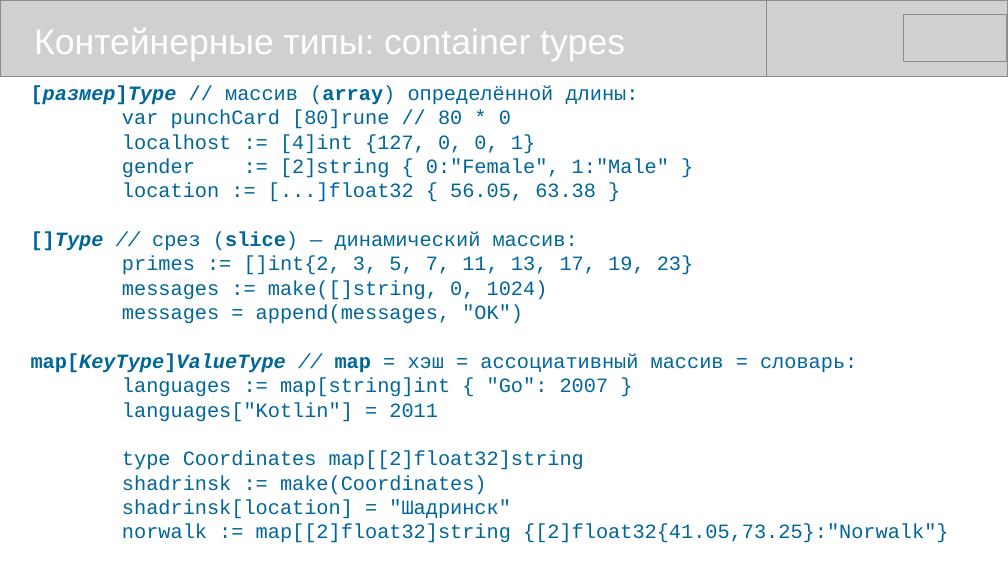
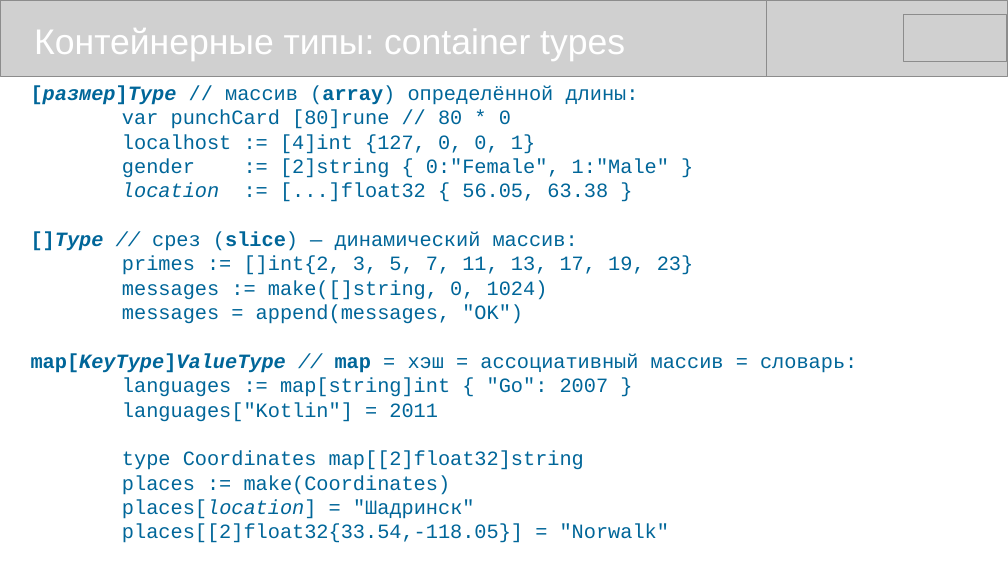
Before and after one commit to mike-shock/Go_language, a slide deck: slide 23 of Go_Review.odp. Drawn at 1008x567 pixels with LibreOffice and Linux fonts; fonts in the diff are those of the drawing; grey boxes stand for pictures. Boxes give left, top, right and bottom in pixels: in the first picture for what was removed or moved away, otherwise in the second. Text is boxed around its words. In the diff, an @@ line names an element or a change of style, - is before the commit and + after.

```diff
--- a/Go_Review.odp
+++ b/Go_Review.odp
@@ text at (122,183,608,202): italic on in "location" @@
@@ text at (122,475,669,543): text changed @@
-shadrinsk := make(Coordinates)
-shadrinsk[location] = "Шадринск"
-norwalk := map[[2]float32]string {[2]float32{41.05,73.25}:"Norwalk"}
+places := make(Coordinates)
+places[location] = "Шадринск"
+places[[2]float32{33.54,-118.05}] = "Norwalk"
```
Also in this commit, not shown: 1 other slide changed, 1 other file.
